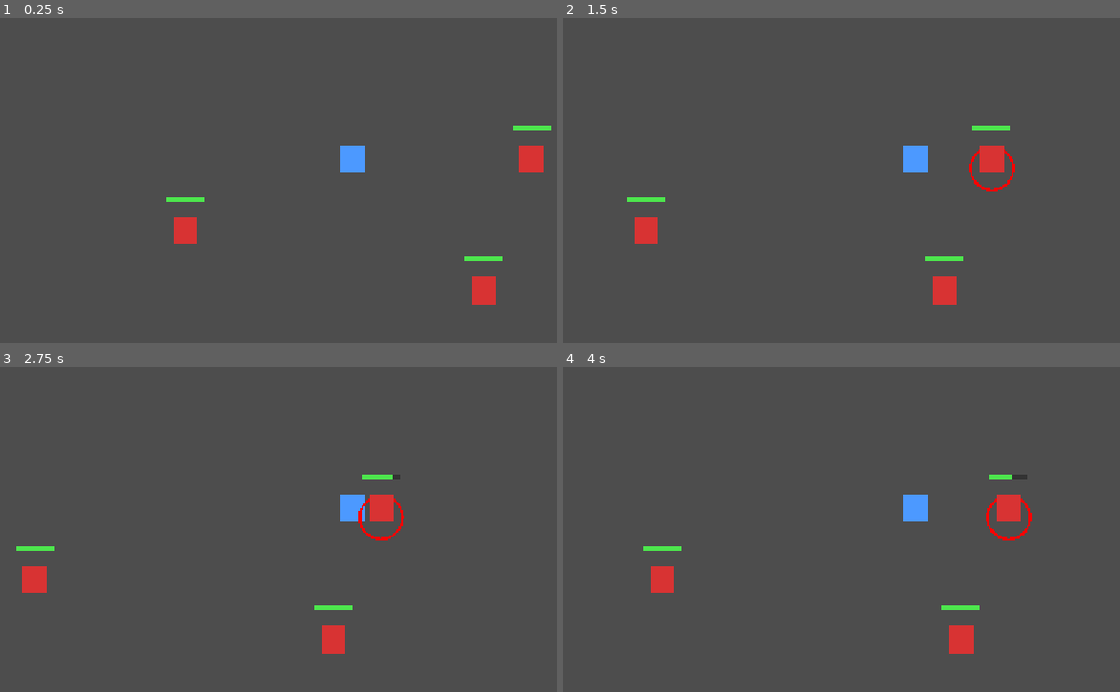
Above: before the commit, frames 1-4 (two rows, left to right).
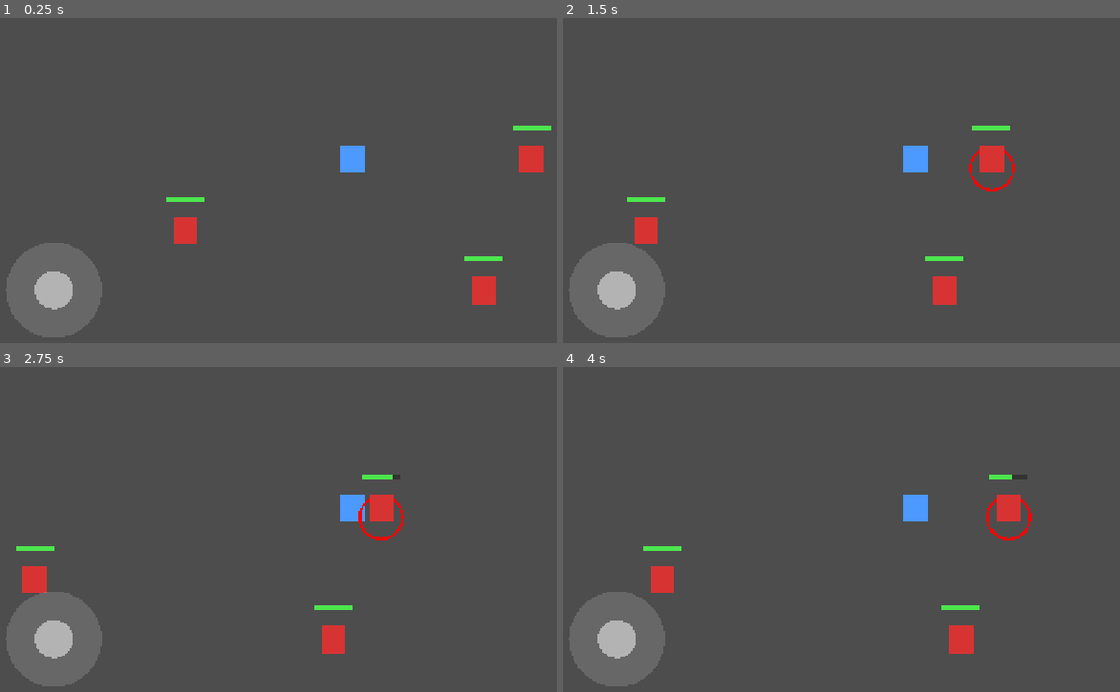
Above: after the commit, the same moments.

Repository: heytylo-png/star-patrol
Game: Godot game, scene res://scenes/main.tscn
Two runs of this game, one before a commit and one after it. Both use one fixed random seed, a clock stepped at 60 frames per second and the inputs below.
Inputs (mouse positions are in pixels of both pictures, inside the frame that each line leads up to):
- Up to frame 1 (0.25 s): no input
- Up to frame 2 (1.5 s): tap Enter at 0.5 s; move the mouse to (1081, 138) at 0.52 s; hold D (move_right) 0.53-1.25 s; click (1081, 138) at 0.67 s; drag from (763, 180) to (874, 245) at 1.27 s
- Up to frame 3 (2.75 s): tap Space at 2 s; move the mouse to (428, 412) at 2.02 s; hold D (move_right) from 2.03 s (still down)
- Up to frame 4 (4 s): release D (move_right) at 2.75 s; tap Enter at 2.75 s; drag from (874, 594) to (685, 445) at 2.77 s; tap Space at 3.5 s; move the mouse to (outside the picture) at 3.52 s; hold A (move_left) from 3.53 s (still down)

The runs differ from the first frame. In frame 1, 4.0% of the frame differs, in the area x 1-19%, y 69-99%; in frame 2, 4.0%; in frame 3, 4.0%; in frame 4, 4.0%.
Error before the commit: Parse Error: Class "VirtualJoystick" hides a native class. (res://scripts/virtual_joystick.gd:1)

Commit message:
Rename VirtualJoystick class to TouchJoystick
Godot 4.7 added a built-in VirtualJoystick node, so the script's
class_name clashed with it and failed to load with a parse error.

Co-Authored-By: Claude Opus 5.5 <noreply@anthropic.com>
Claude-Session: https://claude.ai/code/session_019ZoxFiAo42TsUSjR1Jd1ko

Diff:
--- a/scripts/player.gd
+++ b/scripts/player.gd
@@ -7,7 +7,7 @@
 @export var attack_range: float = 40.0     ## How close the target must be to hit it.
 @export var attack_damage: int = 10
 @export var attack_cooldown: float = 0.8   ## Seconds between auto-attacks.
-@export var joystick: VirtualJoystick      ## Drag your joystick node here in the Inspector.
+@export var joystick: TouchJoystick        ## Drag your joystick node here in the Inspector.
 
 var target: Enemy = null
 var _attack_timer: float = 0.0
--- a/scripts/virtual_joystick.gd
+++ b/scripts/virtual_joystick.gd
@@ -1,4 +1,4 @@
-class_name VirtualJoystick
+class_name TouchJoystick
 extends Control
 ## On-screen joystick for touch screens.
 ## Put this on a Control node inside a CanvasLayer, sized about 240 x 240,
